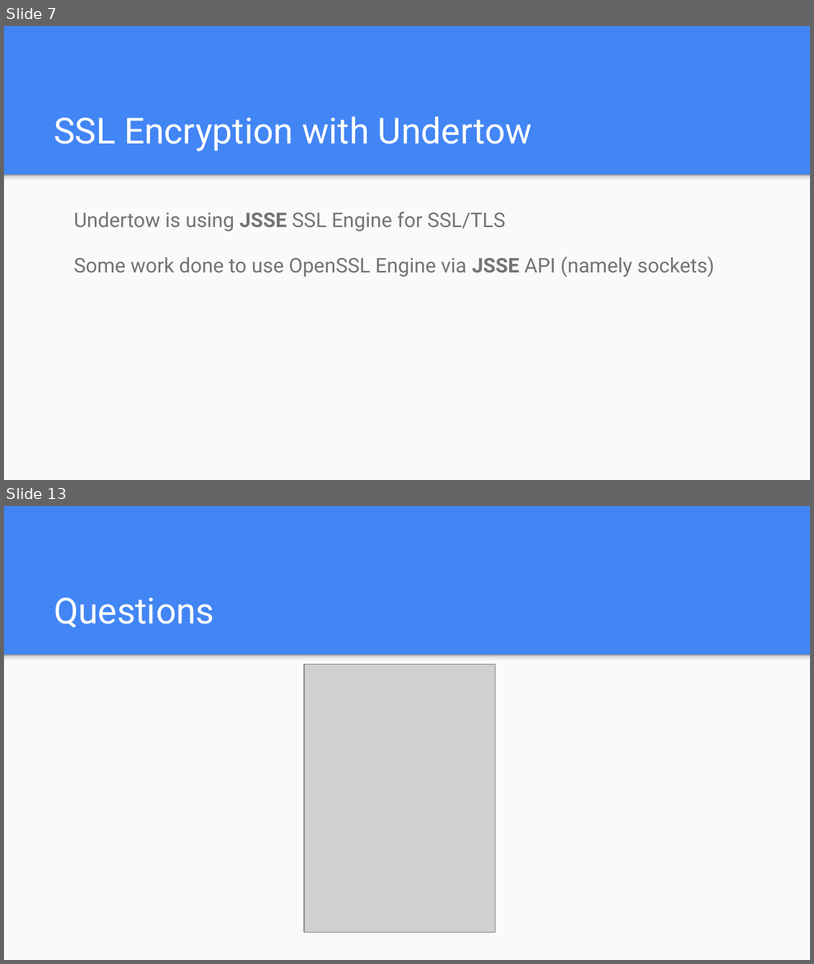
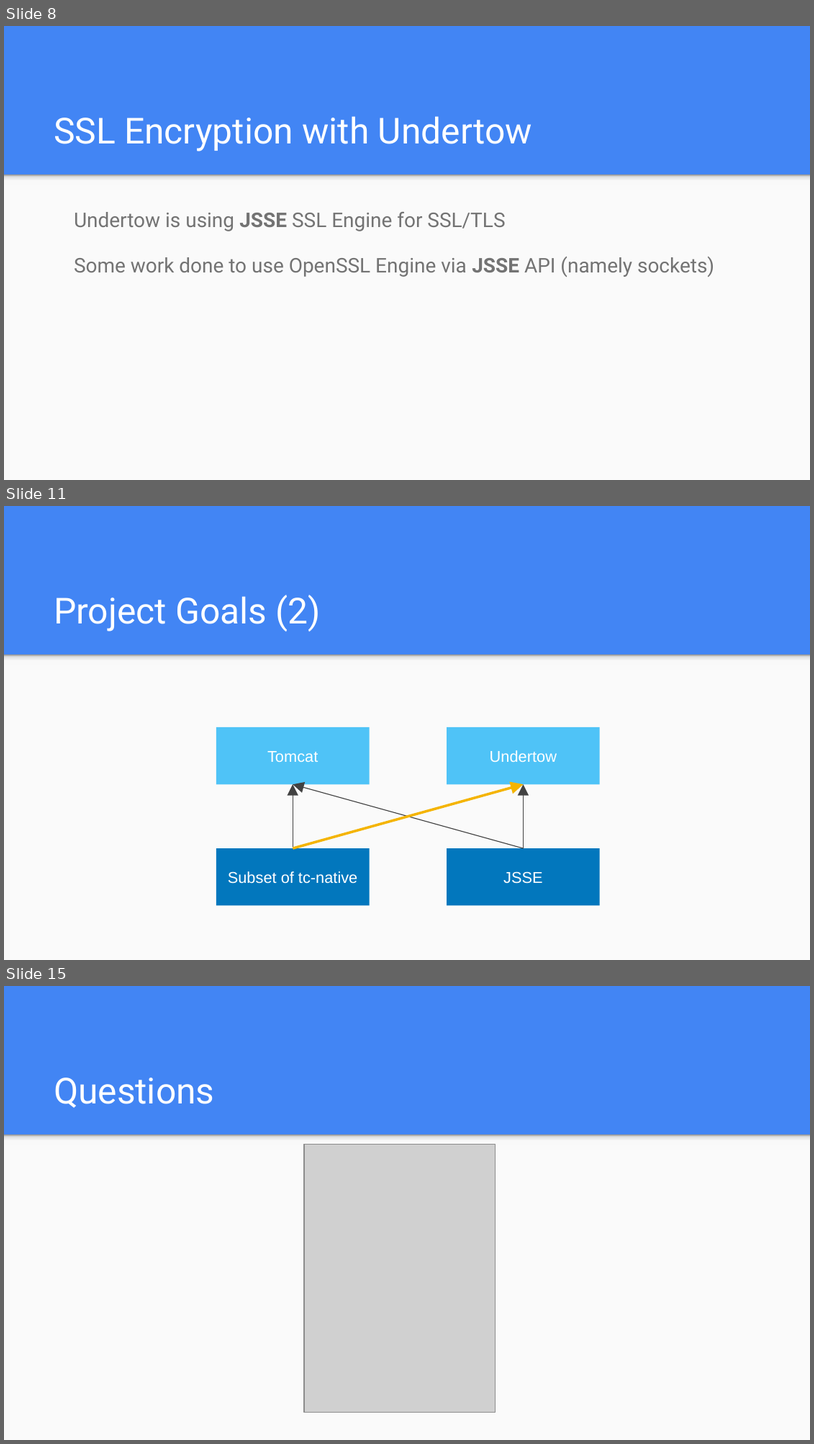
Before and after one commit to jocelynthode/tomcat-native2-doc, a slide deck: initial_presentation.pptx. Shown one above the other, each under a label of ours: slides 7 and 13 before the commit, slides 8, 11 and 15 after it; the slides between them are not shown. The pictures are 814x964 and 814x1444 pixels, drawn with LibreOffice and Linux fonts; fonts in the diff are those of the drawing; grey boxes stand for pictures. Boxes give left, top, right and bottom in pixels: in the first picture for what was removed or moved away, otherwise in the second. Text is boxed around its words. In the diff, an @@ line names an element or a change of style, - is before the commit and + after.

```diff
--- a/initial_presentation.pptx
+++ b/initial_presentation.pptx
@@ slide 11 added at [4, 506, 810, 960], background #4285F4; not listed: 2 template elements that a slide beside it also shows @@
@@ title added at [54, 595, 321, 631], 32 pt, text #FFFFFF @@
+Project Goals (2)
@@ rectangle added at [216, 727, 369, 784], fill #4FC3F7, 14 pt, text #FFFFFF @@
+Tomcat
@@ rectangle added at [447, 727, 600, 784], fill #4FC3F7, 14 pt, text #FFFFFF @@
+Undertow
@@ arrow added from (523, 848) to (293, 784), #424242 0.75 pt @@
@@ arrow added from (293, 848) to (293, 784), #424242 0.75 pt @@
@@ arrow added from (293, 848) to (523, 784), #F4B400 2.25 pt @@
@@ arrow added from (523, 848) to (523, 784), #424242 0.75 pt @@
@@ rectangle added at [216, 848, 369, 905], fill #0277BD, 14 pt, text #FFFFFF @@
+Subset of tc-native
@@ rectangle added at [447, 848, 600, 905], fill #0277BD, 14 pt, text #FFFFFF @@
+JSSE
@@ what was slide 7 is now slide 8 @@
@@ what was slide 13 is now slide 15 @@
```
Also in this commit, not shown: 3 slides changed, 4 other slides added, 3 slides removed, 1 other file.
